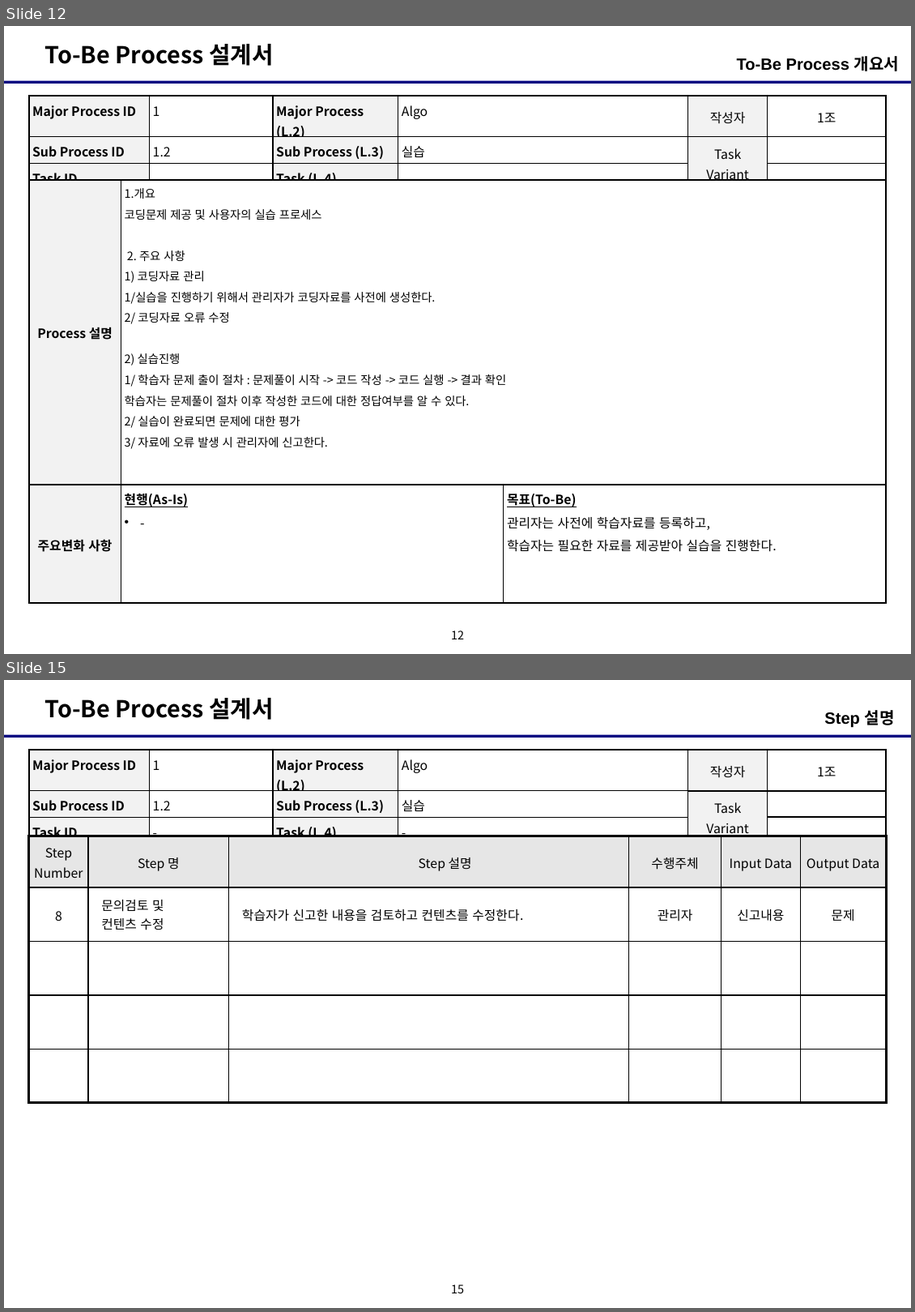
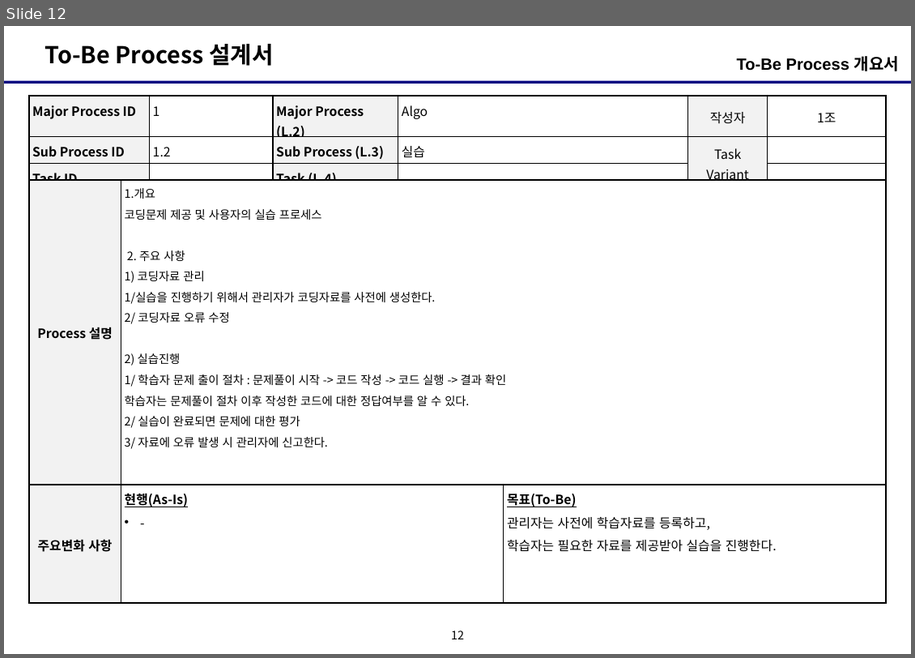
Before and after one commit to Uginim/JavaSWEngineeringCourse, a slide deck: documents/팀프로젝트/팀구성_개발일정_DB설계/프로세스설계서_200219_1221.pptx. Shown one above the other, each under a label of ours: slides 12 and 15 before the commit, slide 12 after it; the slides between them are not shown. The pictures are 915x1312 and 915x658 pixels, drawn with LibreOffice and Linux fonts; fonts in the diff are those of the drawing. Boxes give left, top, right and bottom in pixels: in the first picture for what was removed or moved away, otherwise in the second. Text is boxed around its words. In the diff, an @@ line names an element or a change of style, - is before the commit and + after.

Commit message:
doc: 2020-02-20 공부한 내용 추가

```diff
--- a/documents/팀프로젝트/팀구성_개발일정_DB설계/프로세스설계서_200219_1221.pptx
+++ b/documents/팀프로젝트/팀구성_개발일정_DB설계/프로세스설계서_200219_1221.pptx
@@ slide 15 removed at (4, 680, 911, 1308), background #FFFFFF; not listed: 3 template elements that a slide beside it also shows @@
@@ text removed at (825, 710, 895, 727) @@
-Step 설명
@@ table removed at (29, 750, 887, 840), 3 rows, 6 columns @@
-Major Process ID | 1 | Major Process (L.2) | Algo | 작성자 | 1조
-Sub Process ID | 1.2 | Sub Process (L.3) | 실습 | Task Variant | 
-Task ID | - | Task (L.4) | - |  | 
@@ table removed at (29, 836, 886, 1103), 5 rows, 6 columns @@
-Step Number | Step 명 | Step 설명 | 수행주체 | Input Data | Output Data
-8 | 문의검토 및 / 컨텐츠 수정 | 학습자가 신고한 내용을 검토하고 컨텐츠를 수정한다. | 관리자 | 신고내용 | 문제
- |  |  |  |  | 
- |  |  |  |  | 
- |  |  |  |  | 
```
Also in this commit, not shown: 2 other slides removed, 17 other files.
